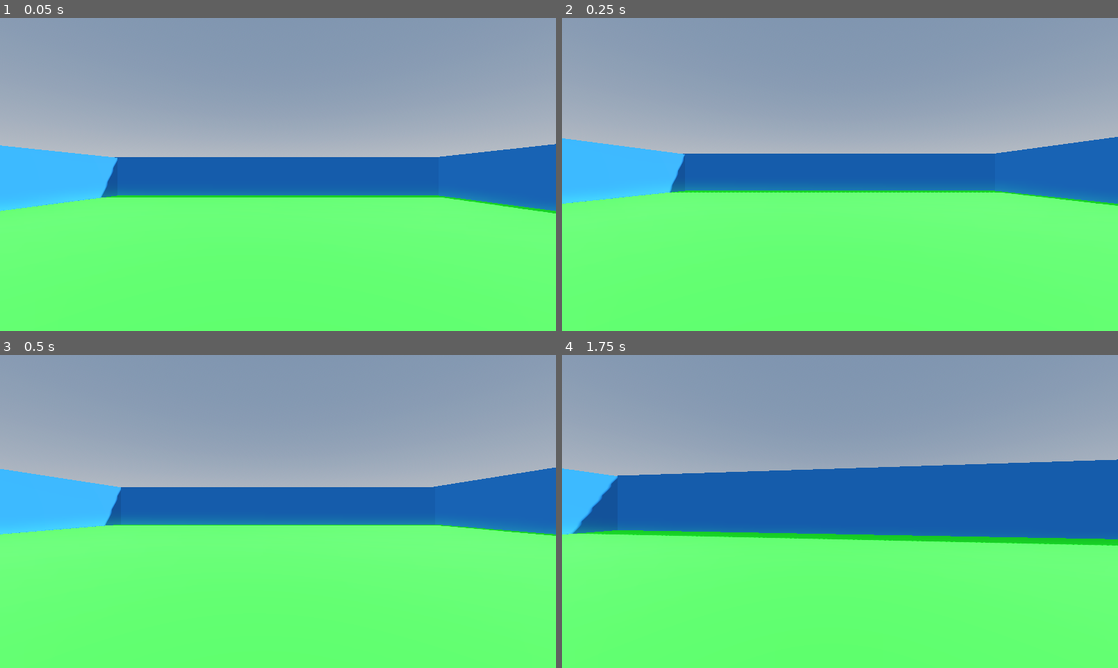
Above: before the commit, frames 1-4 (two rows, left to right).
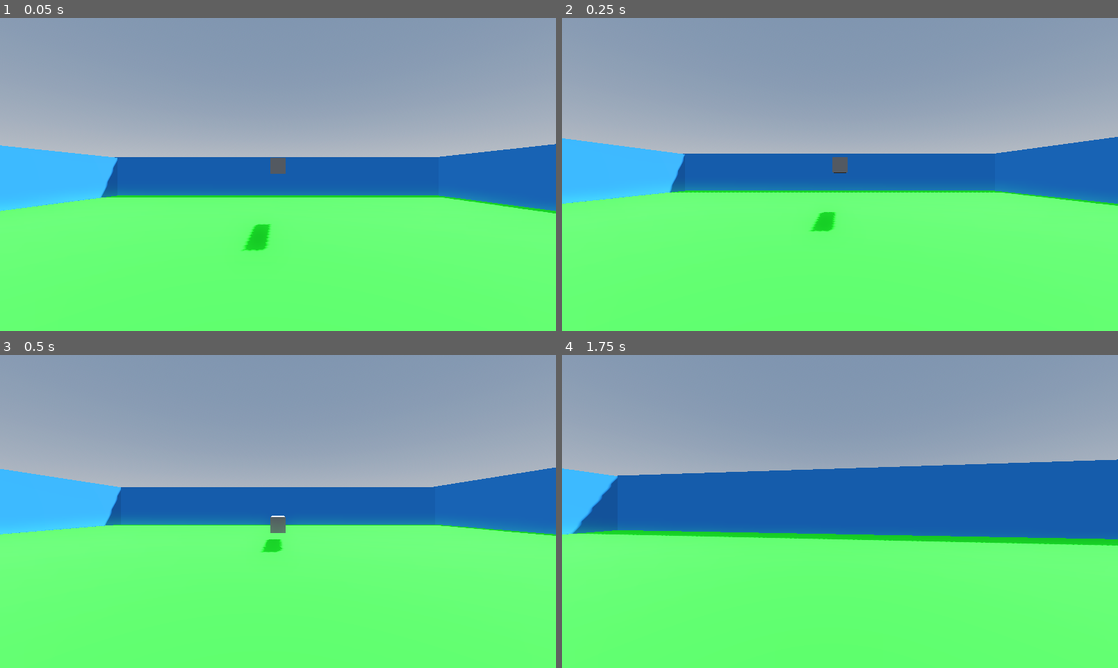
Above: after the commit, the same moments.

Repository: EnzoZirotti/First-Person-Character-Controller-Godot
Game: Godot game, scene res://Scenes/world.tscn
Same seed, same stepped clock (60 frames per second), same inputs: the game is played once before the commit and once after it.
Inputs (mouse positions are in pixels of both pictures, inside the frame that each line leads up to):
- Up to frame 1 (0.05 s): no input
- Up to frame 2 (0.25 s): no input
- Up to frame 3 (0.5 s): no input
- Up to frame 4 (1.75 s): move the mouse to (867, 511) at 0.52 s; hold Shift (sprint) 0.53-1.28 s; hold W (Forward) from 0.53 s (still down); tap Space (Jump) at 0.77, 1.52 s; move the mouse to (812, 511) at 1.27 s; tap Shift (sprint) at 1.35 s

The runs differ from the first frame. In frame 1, 0.5% of the frame differs, in the area x 43-52%, y 44-75%; in frame 2, 0.4%; in frame 3, 0.3%; in frame 4, nothing differs.

Commit message:
Adding some changes

Diff:
--- /dev/null
+++ b/Gun/gun_a.tscn
@@ -0,0 +1,30 @@
+[gd_scene load_steps=4 format=3 uid="uid://cs1ycygy2rbwt"]
+
+[sub_resource type="GDScript" id="GDScript_4kxxq"]
+script/source = "extends RigidBody3D
+
+var dropped = false
+
+func _ready():
+	pass
+
+func _process(delta):
+	if dropped == true:
+		apply_impulse(transform.basis.z, -transform.basis.z * 10)
+		dropped = false
+"
+
+[sub_resource type="BoxMesh" id="BoxMesh_gs7ty"]
+
+[sub_resource type="BoxShape3D" id="BoxShape3D_14swi"]
+size = Vector3(0.367835, 0.389925, 1.95908)
+
+[node name="Gun A" type="RigidBody3D"]
+script = SubResource("GDScript_4kxxq")
+
+[node name="MeshInstance3D" type="MeshInstance3D" parent="."]
+transform = Transform3D(0.4, 0, 0, 0, 0.4, 0, 0, 0, 2, 0, 0, 0)
+mesh = SubResource("BoxMesh_gs7ty")
+
+[node name="CollisionShape3D" type="CollisionShape3D" parent="."]
+shape = SubResource("BoxShape3D_14swi")
--- /dev/null
+++ b/Gun/gun_b.tscn
@@ -0,0 +1,35 @@
+[gd_scene load_steps=5 format=3 uid="uid://c0j71bppx23a2"]
+
+[sub_resource type="GDScript" id="GDScript_ytgf7"]
+script/source = "extends RigidBody3D
+
+
+var dropped = false
+
+func _ready():
+	pass
+
+func _process(delta):
+	if dropped == true:
+		apply_impulse(transform.basis.z, -transform.basis.z * 10)
+		dropped = false
+"
+
+[sub_resource type="StandardMaterial3D" id="StandardMaterial3D_bqgm7"]
+albedo_color = Color(1, 0.176471, 0, 1)
+
+[sub_resource type="BoxMesh" id="BoxMesh_uyetu"]
+
+[sub_resource type="BoxShape3D" id="BoxShape3D_5fgk0"]
+size = Vector3(0.367835, 0.389925, 1.95908)
+
+[node name="Gun B" type="RigidBody3D"]
+script = SubResource("GDScript_ytgf7")
+
+[node name="MeshInstance3D" type="MeshInstance3D" parent="."]
+transform = Transform3D(0.4, 0, 0, 0, 0.4, 0, 0, 0, 2, 0, 0, 0)
+material_override = SubResource("StandardMaterial3D_bqgm7")
+mesh = SubResource("BoxMesh_uyetu")
+
+[node name="CollisionShape3D" type="CollisionShape3D" parent="."]
+shape = SubResource("BoxShape3D_5fgk0")
--- a/Scenes/Player.tscn
+++ b/Scenes/Player.tscn
@@ -22,3 +22,10 @@
 
 [node name="Camera3D" type="Camera3D" parent="Head"]
 transform = Transform3D(1, 0, 0, 0, 1, 0, 0, 0, 1, 0, 0.55932, 0)
+
+[node name="Reach" type="RayCast3D" parent="Head/Camera3D"]
+transform = Transform3D(1, 0, 0, 0, 1, 0, 0, 0, 1, 0, 0, -0.010787)
+target_position = Vector3(0, 0, -3)
+
+[node name="Hand" type="Node3D" parent="Head"]
+transform = Transform3D(1, 0, 0, 0, 1, 0, 0, 0, 1, 0.594933, 0.395771, -1.17589)
--- a/Scenes/world.tscn
+++ b/Scenes/world.tscn
@@ -1,6 +1,8 @@
-[gd_scene load_steps=15 format=3 uid="uid://k0swfl3ebpe2"]
+[gd_scene load_steps=17 format=3 uid="uid://k0swfl3ebpe2"]
 
 [ext_resource type="PackedScene" uid="uid://dadb757q64jm1" path="res://Scenes/Player.tscn" id="1_k5fen"]
+[ext_resource type="PackedScene" uid="uid://cs1ycygy2rbwt" path="res://Gun/gun_a.tscn" id="2_mah4v"]
+[ext_resource type="PackedScene" uid="uid://c0j71bppx23a2" path="res://Gun/gun_b.tscn" id="3_2cw4c"]
 
 [sub_resource type="ProceduralSkyMaterial" id="ProceduralSkyMaterial_og5k4"]
 sky_horizon_color = Color(0.64625, 0.65575, 0.67075, 1)
@@ -105,3 +107,9 @@
 
 [node name="Player" parent="." instance=ExtResource("1_k5fen")]
 transform = Transform3D(1, 0, 0, 0, 1, 0, 0, 0, 1, -0.0807662, 1.64629, -0.0840232)
+
+[node name="Gun A" parent="." instance=ExtResource("2_mah4v")]
+transform = Transform3D(1, 0, 0, 0, 1, 0, 0, 0, 1, 0, 1.86011, -6.19394)
+
+[node name="Gun B" parent="." instance=ExtResource("3_2cw4c")]
+transform = Transform3D(1, 0, 0, 0, 1, 0, 0, 0, 1, 3.88554, 2.06301, 3.35135)
--- a/Scripts/Player.gd
+++ b/Scripts/Player.gd
@@ -1,31 +1,66 @@
 extends CharacterBody3D
 
-var speed
-const WALK_SPEED = 5.0
-const SPRINT_SPEED = 8.0
-const JUMP_VELOCITY = 4.5
-const SENSITIVITY = 0.001
-#bob freqency
-const BOB_FREQ = 2.0
-const BOB_AMP = 0.08
-var t_bob = 0.0
+var speed: float = 0.0
 
+const WALK_SPEED: float = 5.0
+const SPRINT_SPEED: float = 8.0
+const JUMP_VELOCITY: float = 4.5
+const SENSITIVITY: float = 0.001
+# Bob frequency
+const BOB_FREQ: float = 2.0
+const BOB_AMP: float = 0.08
+var t_bob: float = 0.0
 
-#FOV Variables
-const BASE_FOV = 75.0
-const FOV_CHANGE = 1.5
+# FOV Variables
+const BASE_FOV: float = 75.0
+const FOV_CHANGE: float = 1.5
+
 # Get the gravity from the project settings to be synced with RigidBody nodes.
-var gravity = 9.8
+var gravity: float = 9.8
 
+var weapon_to_spawn
+var weapon_to_drop
 
 @onready var head = $Head
 @onready var camera = $'Head/Camera3D'
+@onready var reach = $Head/Camera3D/Reach
+@onready var hand = $Head/Hand
 
-
-
+@onready var gun_a = preload("res://Gun/gun_a.tscn")
+@onready var gun_b = preload("res://Gun/gun_b.tscn")
 
 func _ready():
 	Input.set_mouse_mode(Input.MOUSE_MODE_CAPTURED)
+
+func _process(_delta):
+	if reach.is_colliding():
+		if reach.get_collider().get_name() == "Gun A":
+			weapon_to_spawn = gun_a.instantiate()
+		elif reach.get_collider().get_name() == "Gun B":
+			weapon_to_spawn = gun_b.instantiate()
+		else:
+			weapon_to_spawn = null
+	else:
+		weapon_to_spawn = null
+
+	if hand.get_child(0) != null:
+		if hand.get_child(0).get_name() == "Gun A":
+			weapon_to_drop = gun_a.instantiate()
+		elif hand.get_child(0).get_name() == "Gun B":
+			weapon_to_drop = gun_b.instantiate()
+	else:
+		weapon_to_drop = null
+
+	if Input.is_action_just_pressed("Interact"):
+		if weapon_to_spawn != null:
+			if hand.get_child(0) != null:
+				get_parent().add_child(weapon_to_drop)
+				weapon_to_drop.global_transform = hand.global_transform
+				weapon_to_drop.dropped = true
+				hand.get_child(0).queue_free()
+			reach.get_collider().queue_free()
+			hand.add_child(weapon_to_spawn)
+			weapon_to_spawn.rotation = hand.rotation
 
 func _unhandled_input(event):
 	if event is InputEventMouseMotion:
@@ -33,10 +68,10 @@
 		camera.rotate_x(-event.relative.y * SENSITIVITY)
 		camera.rotation.x = clamp(camera.rotation.x, deg_to_rad(-40), deg_to_rad(60))
 
-func _physics_process(delta):
+func _physics_process(_delta):
 	# Add the gravity.
 	if not is_on_floor():
-		velocity.y -= gravity * delta
+		velocity.y -= gravity * _delta
 
 	# Handle Jump.
 	if Input.is_action_just_pressed("Jump") and is_on_floor():
@@ -45,40 +80,38 @@
 	# Handle Sprint
 	if Input.is_action_pressed("sprint"):
 		speed = SPRINT_SPEED
-		print(SPRINT_SPEED)
 	else:
 		speed = WALK_SPEED
 
 	# Get the input direction and handle the movement/deceleration.
-	# As good practice, you should replace UI actions with custom gameplay actions.
 	var input_dir = Input.get_vector("Left", "Right", "Forward", "Backward")
 	var direction = (head.transform.basis * Vector3(input_dir.x, 0, input_dir.y)).normalized()
 	if is_on_floor():
-		if direction:
-			velocity.x = lerp(velocity.x, direction.x * speed, delta * 7.0)
-			velocity.z = lerp(velocity.z, direction.z * speed, delta * 7.0)
+		if direction.length() > 0.0:
+			velocity.x = lerp(velocity.x, direction.x * speed, _delta * 7.0)
+			velocity.z = lerp(velocity.z, direction.z * speed, _delta * 7.0)
 		else:
 			velocity.x = 0.0
 			velocity.z = 0.0
 	else:
-		velocity.x = lerp(velocity.x, direction.x * speed, delta * 3.0)
-		velocity.z = lerp(velocity.z, direction.z * speed, delta * 3.0)
+		velocity.x = lerp(velocity.x, direction.x * speed, _delta * 3.0)
+		velocity.z = lerp(velocity.z, direction.z * speed, _delta * 3.0)
 
 	if Input.is_action_just_pressed("ui_cancel"):
 		Input.set_mouse_mode(Input.MOUSE_MODE_VISIBLE)
 
-#head bob
-	t_bob += delta * velocity.length() * float(is_on_floor())
+	# Head bob
+	t_bob += _delta * velocity.length() * float(is_on_floor())
 	camera.transform.origin = _headbob(t_bob)
 
 	# FOV
 	var velocity_clamped = clamp(velocity.length(), 0.5, SPRINT_SPEED * 2)
 	var target_fov = BASE_FOV + FOV_CHANGE * velocity_clamped
-	camera.fov = lerp(camera.fov, target_fov, delta * 8.0)
+	camera.fov = lerp(camera.fov, target_fov, _delta * 8.0)
 
 	move_and_slide()
 
-func _headbob(time) -> Vector3:
+func _headbob(time: float) -> Vector3:
 	var pos = Vector3.ZERO
 	pos.y = sin(time * BOB_FREQ) * BOB_AMP
 	pos.x = cos(time * BOB_FREQ / 2) * BOB_AMP
--- /dev/null
+++ b/gunshape.tres
@@ -0,0 +1,4 @@
+[gd_resource type="BoxShape3D" format=3 uid="uid://cd3m63ply75jb"]
+
+[resource]
+size = Vector3(0.625436, 0.0582685, 0.0893132)
--- a/project.godot
+++ b/project.godot
@@ -53,3 +53,7 @@
 "events": [Object(InputEventKey,"resource_local_to_scene":false,"resource_name":"","device":-1,"window_id":0,"alt_pressed":false,"shift_pressed":false,"ctrl_pressed":false,"meta_pressed":false,"pressed":false,"keycode":0,"physical_keycode":32,"key_label":0,"unicode":32,"echo":false,"script":null)
 ]
 }
+Interact={
+"deadzone": 0.5,
+"events": []
+}
Not shown, added: Gun/gunDE7D.tmp
Not shown, added: Gun/gunE017.tmp
Not shown, added: Gun/gunFCA0.tmp
